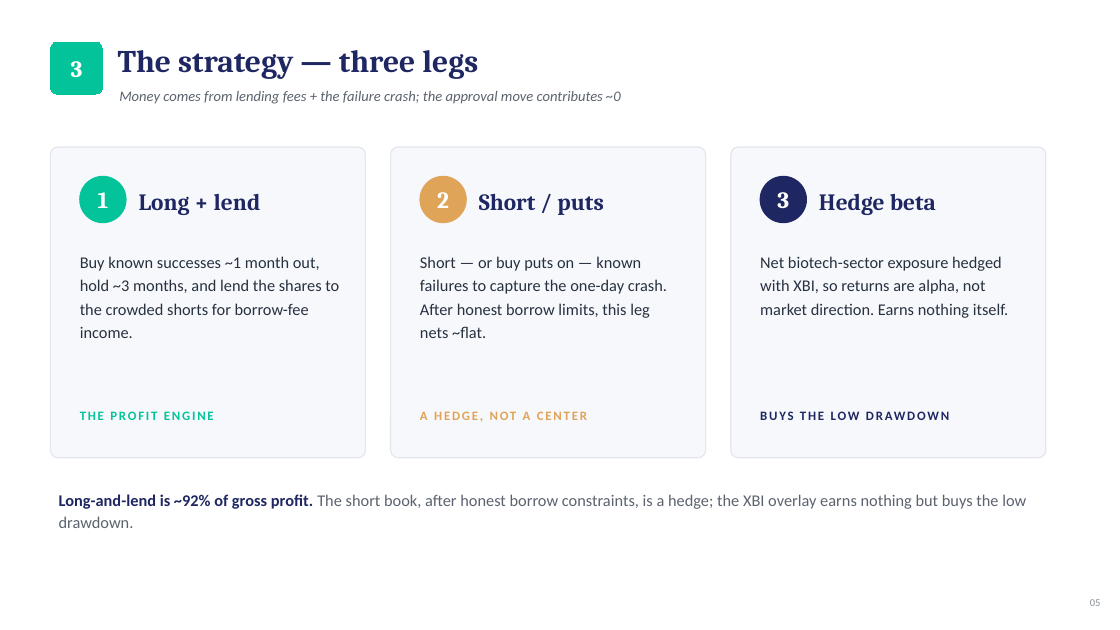
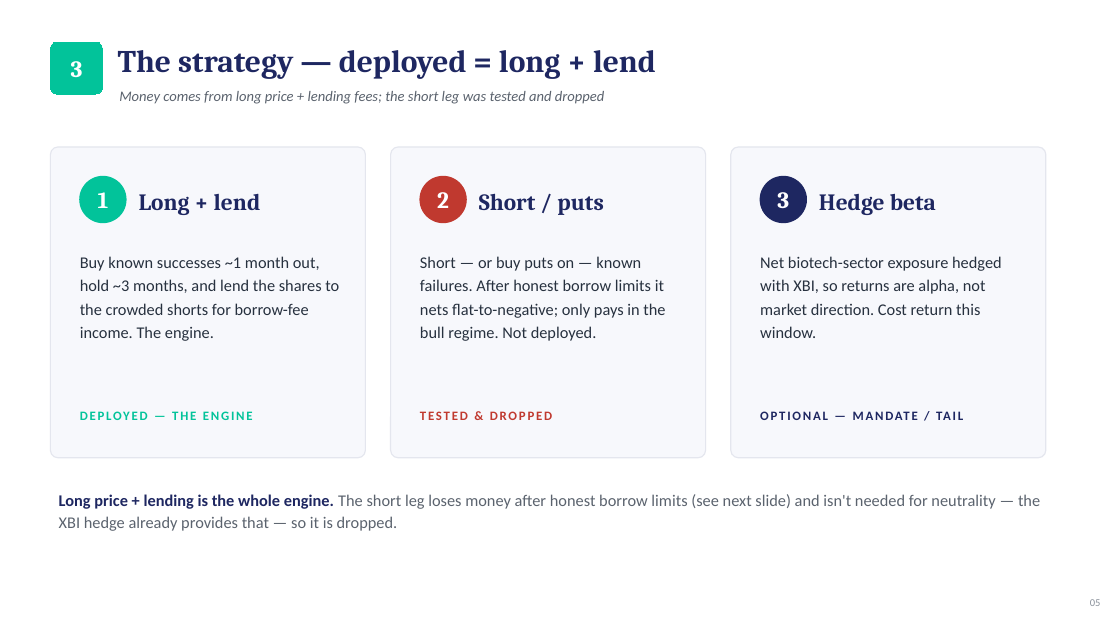
Before and after one commit to zenotheboi/hedgefund-analysis, a slide deck: slide 5 of reports/IC_Biotech_Catalyst_Strategy.pptx. Drawn at 1120x630 pixels with LibreOffice and Linux fonts; fonts in the diff are those of the drawing. Boxes give left, top, right and bottom in pixels: in the first picture for what was removed or moved away, otherwise in the second. Text is boxed around its words. In the diff, an @@ line names an element or a change of style, - is before the commit and + after.

Commit message:
Deck re-baselined to long+lend; equity chart adds price-only line; MC density-normalized
- build_deck.js added to repo; deck slides 5/7/8/9/10/11 re-baselined:
  $28.9M/29%/1.65/-16%, benchmark table, per-scenario leg-split with sample
  sizes (320=217+103, short gate 60%=62), long+lend MC + P(loss)=0%, hedge row
- equity chart: restore the price-only (no-lending) line showing +18% uplift;
  capped pre-COVID; scripts 46/47 added for reproducibility
- MC chart: density-normalized so bootstrap (N=10k) and MC (N=500) compare;
  N labelled in legend
- IC brief: re-embed updated equity + MC charts

```diff
--- a/reports/IC_Biotech_Catalyst_Strategy.pptx
+++ b/reports/IC_Biotech_Catalyst_Strategy.pptx
@@ text at box(118, 50, 656, 79): text changed @@
-The strategy — three legs
+The strategy — deployed = long + lend
@@ text at box(119, 91, 604, 104): text changed @@
-Money comes from lending fees + the failure crash; the approval move contributes ~0
+Money comes from long price + lending fees; the short leg was tested and dropped
@@ rounded rectangle at box(420, 176, 466, 223): fill #E0A458 to #C0392F; outline #E0A458 1 pt to #C0392F 1 pt @@
@@ text at box(80, 256, 339, 341): text changed @@
-Buy known successes ~1 month out, hold ~3 months, and lend the shares to the crowded shorts for borrow-fee income.
+Buy known successes ~1 month out, hold ~3 months, and lend the shares to the crowded shorts for borrow-fee income. The engine.
@@ text at box(420, 256, 665, 341): text changed @@
-Short — or buy puts on — known failures to capture the one-day crash. After honest borrow limits, this leg nets ~flat.
+Short — or buy puts on — known failures. After honest borrow limits it nets flat-to-negative; only pays in the bull regime. Not deployed.
@@ text at box(760, 256, 1002, 338): text changed @@
-Net biotech-sector exposure hedged with XBI, so returns are alpha, not market direction. Earns nothing itself.
+Net biotech-sector exposure hedged with XBI, so returns are alpha, not market direction. Cost return this window.
@@ text at box(80, 411, 214, 420): text changed @@
-THE PROFIT ENGINE
+DEPLOYED — THE ENGINE
@@ text at box(420, 411, 552, 420): text changed; text colour #E0A458 to #C0392F @@
-A HEDGE, NOT A CENTER
+TESTED & DROPPED
@@ text at box(760, 399, 1021, 433): text changed @@
-BUYS THE LOW DRAWDOWN
+OPTIONAL — MANDATE / TAIL
@@ text at box(59, 494, 1040, 531): text changed @@
-Long-and-lend is ~92% of gross profit. The short book, after honest borrow constraints, is a hedge; the XBI overlay earns nothing but buys the low drawdown.
+Long price + lending is the whole engine. The short leg loses money after honest borrow limits (see next slide) and isn't needed for neutrality — the XBI hedge already provides that — so it is dropped.
```
Also in this commit, not shown: 6 other slides changed, 8 other files.
